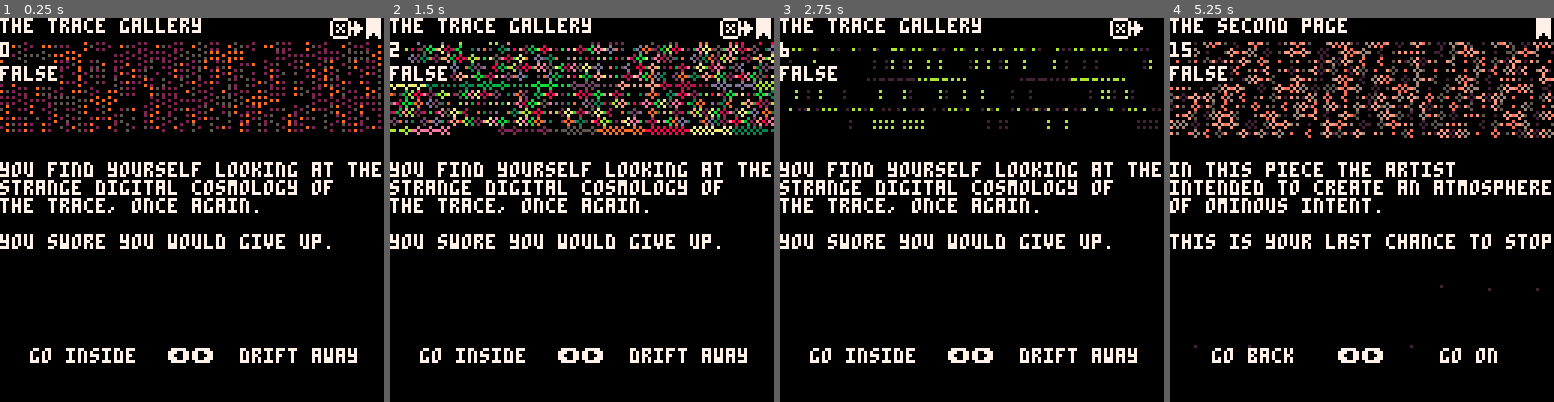
Above: before the commit, frames 1-4 (left to right).
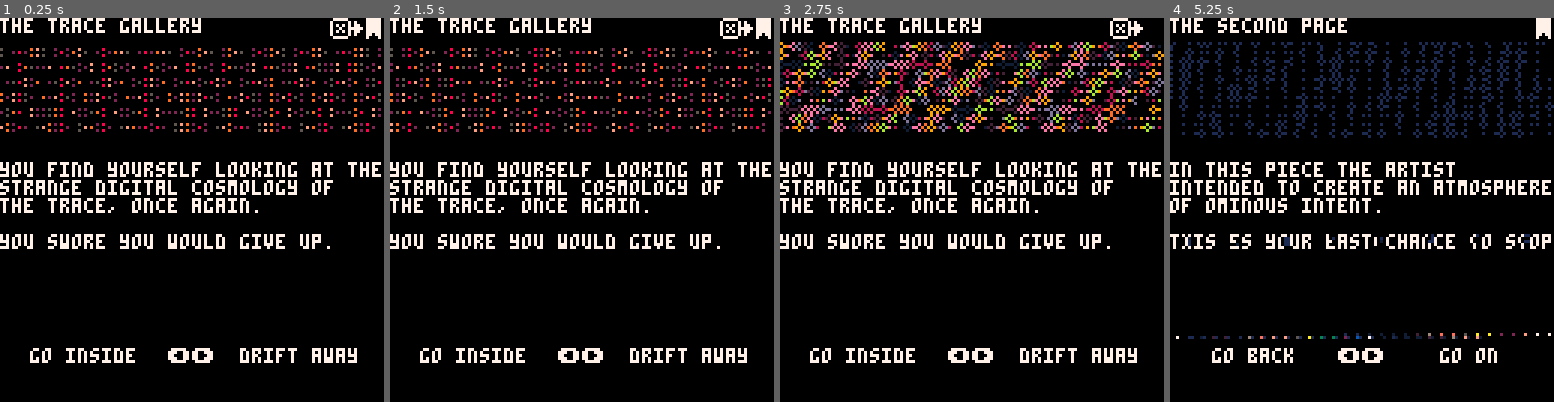
Above: after the commit, the same moments.

Repository: aebrer/pico8_carts
Game: PICO-8 cartridge games/the_trace/the_trace.p8
Same seed, same stepped clock (60 frames per second), same inputs: the game is played once before the commit and once after it.
Inputs:
- Up to frame 1 (0.25 s): no input
- Up to frame 2 (1.5 s): tap X (X key) at 0.33, 1.07 s; tap O (Z key) at 0.7 s
- Up to frame 3 (2.75 s): hold Right 1.6-2.1 s; tap O (Z key) at 1.7, 2.1, 2.5 s; tap X (X key) at 1.85 s; hold Up 2.15-2.42 s; hold Right from 2.47 s (still down)
- Up to frame 4 (5.25 s): tap O (Z key) every 0.4 s from 2.9 to 4.9 s; tap X (X key) at 2.97, 4.08, 5.2 s; release Right at 3.03 s; hold Left 3.08-3.58 s; hold Down 3.63-3.97 s; hold Right 4.02-4.68 s; hold Up 4.73-5.03 s; hold Left from 5.08 s (still down)

The runs differ from the first frame. In frame 1, 6.4% of the frame differs, in the area x 0-100%, y 6-30%; in frame 2, 11%; in frame 3, 9.4%; in frame 4, 11%, in the area x 0-100%, y 6-86%.

Commit message:
gradual curse effect bugfix

Diff:
--- a/games/the_trace/the_trace.p8
+++ b/games/the_trace/the_trace.p8
@@ -4,9 +4,8 @@
 -- init
 
 -- todo
--- - function for handling dead ends
--- - vfx that is a slice of the bg
-
+-- - item that lets you stack up vfx on the title page
+-- - when dc chance to teleport to a set of dead god pages
 lib={} -- library of all pages: title,page
 inventory={} -- player inventory
 cursed=false
@@ -14,7 +13,6 @@
 prev_page=nil -- previous page
 bkmk=nil -- bookmark a page
 debug={}  -- list of things to print for debug
-pal(15,7,1)
 pressed=nil -- if a button was pressed
 pc=0  -- timer for button press
 butt_pos={}
@@ -71,9 +69,13 @@
  if(curr_page.cls)cls()
  -- do the init for all pages
  if not curr_page.i then
+ 	curr_page.dc=dc()
+ 	if curr_page.dc then
+  	pal(15,-8,1)
+ 	else
+ 		pal(15,7,1)
+		end
  	srand(curr_page.seed)
- 	curr_page.dc=dc()
- 	debug[2]=curr_page.dc
  	curr_page.logo:init()
  	curr_page.i=true
  end
@@ -212,8 +214,6 @@
  if(bkmk)spr(2,120,0)
  if(curr_page==bkmk)spr(1,120,0)
  if(cursed)glitch()tear(lib[title])
-
-	debug[1]=dt
 
  -- debug
  for i=1,#debug do
@@ -478,7 +478,7 @@
 "look around",
 nil,
 function()
- if rnd()>0.7 then
+ if rnd()>0.8 then
   if not inventory["blank card"] then
    lib[toc].text = lib[toc].text.."\nyou find a small blank card\nand pocket it."
    inventory["blank card"]=true
